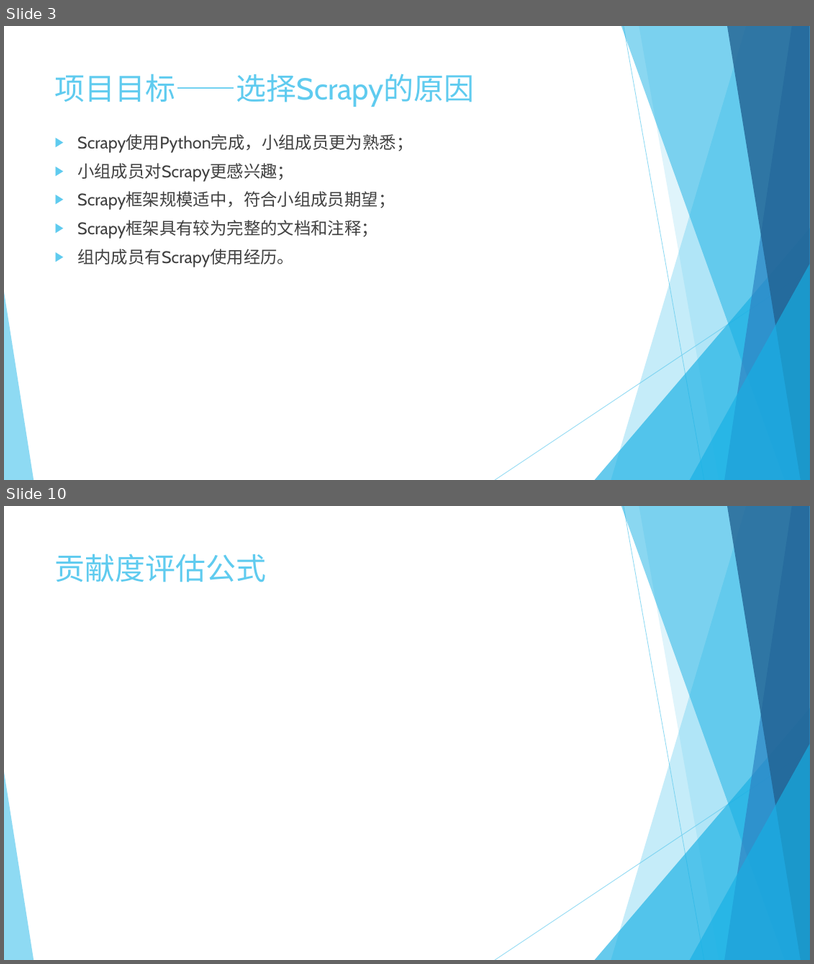
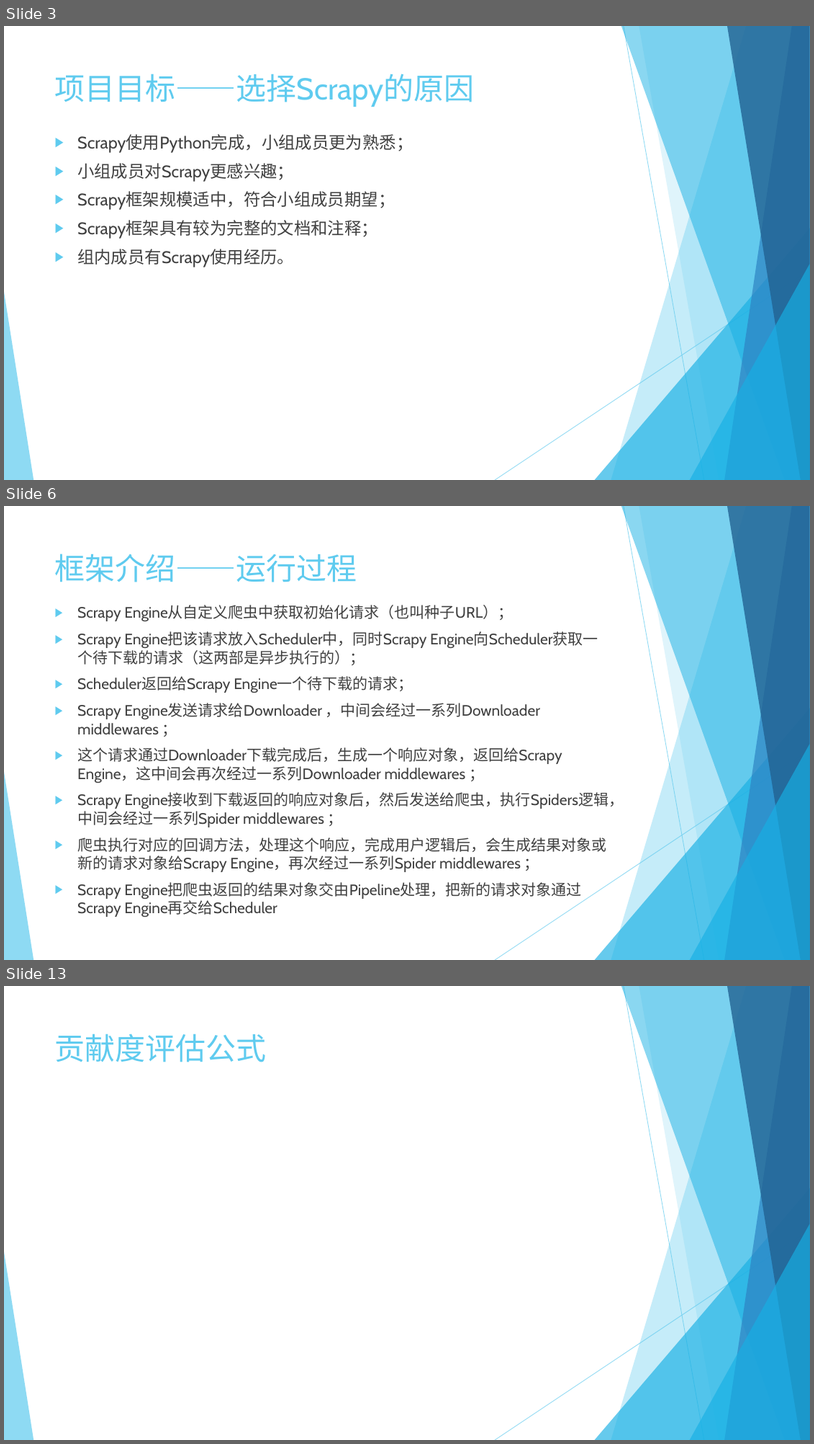
Before and after one commit to bhsei/20_B, a slide deck: 2-幻灯片/第3周-项目计划.pptx. Shown one above the other, each under a label of ours: slides 3 and 10 before the commit, slides 3, 6 and 13 after it; the slides between them are not shown. The pictures are 814x964 and 814x1444 pixels, drawn with LibreOffice and Linux fonts; fonts in the diff are those of the drawing; grey boxes stand for pictures. Boxes give left, top, right and bottom in pixels: in the first picture for what was removed or moved away, otherwise in the second. Text is boxed around its words. In the diff, an @@ line names an element or a change of style, - is before the commit and + after.

```diff
--- a/2-幻灯片/第3周-项目计划.pptx
+++ b/2-幻灯片/第3周-项目计划.pptx
@@ slide 6 added at (4,506,810,960), background #FFFFFF; not listed: 10 template elements that a slide beside it also shows @@
@@ title added at (55,554,358,582), 36 pt, text #5FCBEF @@
+框架介绍——运行过程
@@ text added at (77,605,624,916), 18 pt, text #404040 @@
+▶ Scrapy Engine从自定义爬虫中获取初始化请求（也叫种子URL）；
+▶ Scrapy Engine把该请求放入Scheduler中，同时Scrapy Engine向Scheduler获取一个待下载的请求（这两部是异步执行的）；
+▶ Scheduler返回给Scrapy Engine一个待下载的请求；
+▶ Scrapy Engine发送请求给Downloader ，中间会经过一系列Downloader middlewares ；
+▶ 这个请求通过Downloader下载完成后，生成一个响应对象，返回给Scrapy Engine，这中间会再次经过一系列Downloader middlewares ；
+▶ Scrapy Engine接收到下载返回的响应对象后，然后发送给爬虫，执行Spiders逻辑，中间会经过一系列Spider middlewares ；
+▶ 爬虫执行对应的回调方法，处理这个响应，完成用户逻辑后，会生成结果对象或新的请求对象给Scrapy Engine，再次经过一系列Spider middlewares ；
+▶ Scrapy Engine把爬虫返回的结果对象交由Pipeline处理，把新的请求对象通过Scrapy Engine再交给Scheduler
@@ what was slide 10 is now slide 13 @@
```
Also in this commit, not shown: 5 slides changed, 4 other slides added, 1 slide removed, 2 other files.
